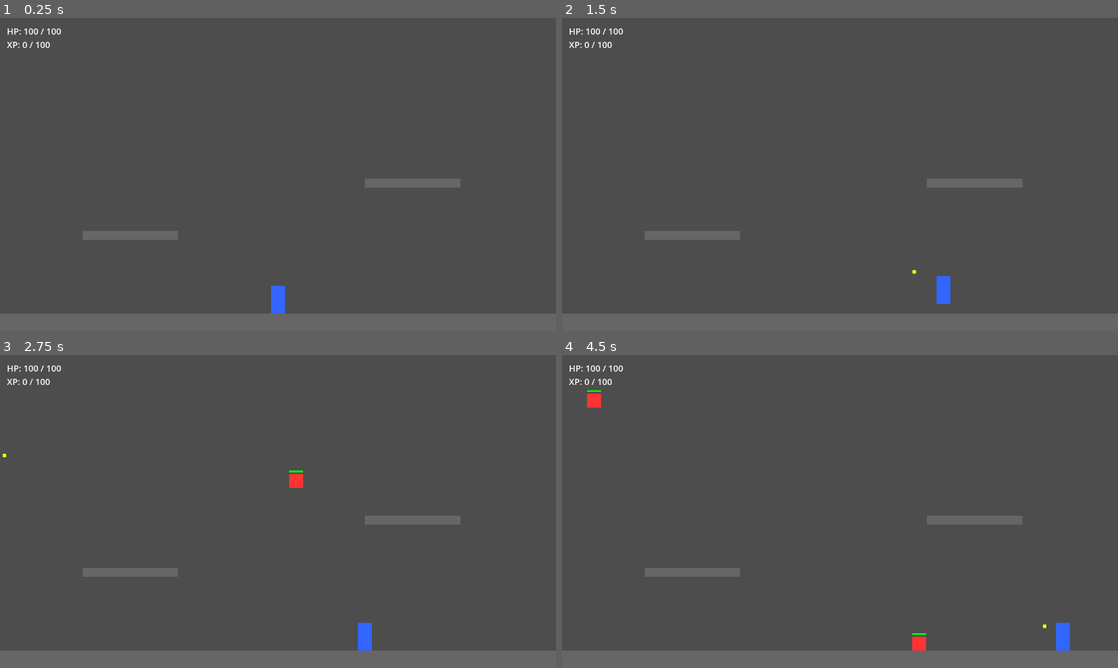
Above: before the commit, frames 1-4 (two rows, left to right).
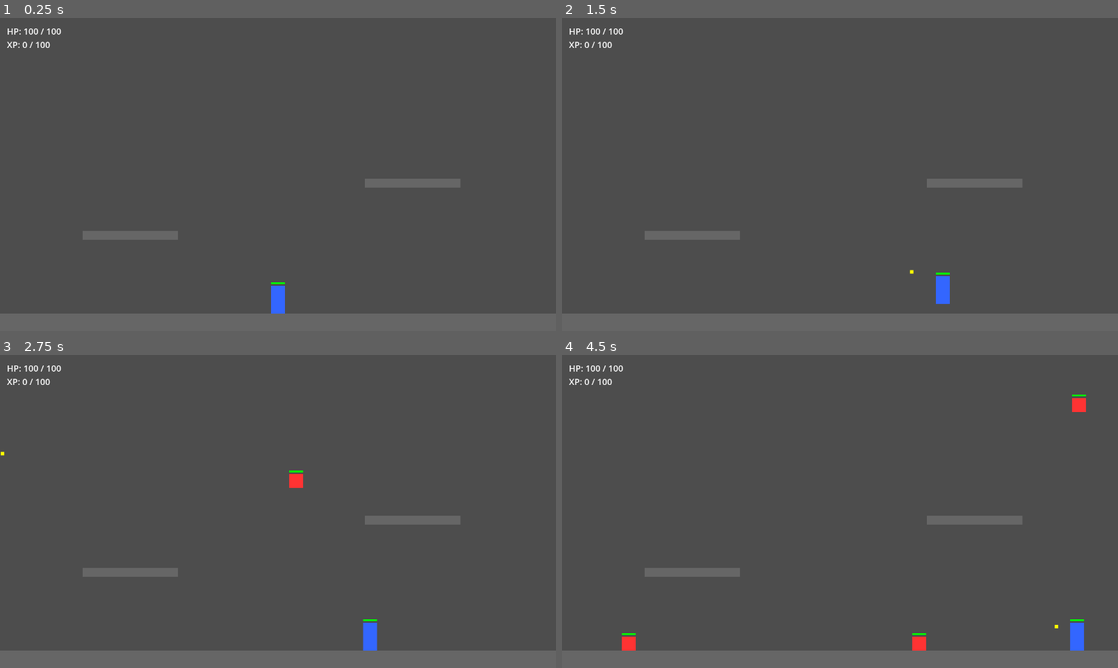
Above: after the commit, the same moments.

Repository: phanthakandt/shoot
Game: Godot game, scene res://scenes/Main.tscn
Two runs of this game, one before a commit and one after it. Both use one fixed random seed, a clock stepped at 60 frames per second and the inputs below.
Inputs (mouse positions are in pixels of both pictures, inside the frame that each line leads up to):
- Up to frame 1 (0.25 s): no input
- Up to frame 2 (1.5 s): tap Enter at 0.5 s; move the mouse to (962, 158) at 0.52 s; hold D from 0.53 s (still down); click (962, 158) at 0.67 s; tap Space at 0.77 s; move the mouse to (728, 190) at 1.27 s; click (728, 190) at 1.42 s
- Up to frame 3 (2.75 s): tap Space at 1.52 s; move the mouse to (333, 442) at 2.02 s; release D at 2.03 s; hold A from 2.03 s (still down); click (333, 442) at 2.17 s
- Up to frame 4 (4.5 s): move the mouse to (812, 574) at 2.77 s; release A at 2.78 s; hold D 2.78-4.28 s; click (812, 574) at 2.92 s; tap Space at 3.02, 3.77 s; move the mouse to (1006, 558) at 3.52 s; click (1006, 558) at 3.67 s; move the mouse to (673, 464) at 4.27 s; hold A from 4.28 s (still down); click (673, 464) at 4.42 s

The runs differ from the first frame. In frame 1, less than 0.1% of the frame differs, in the area x 48-52%, y 84-86%; in frame 2, less than 0.1%; in frame 3, 0.2%; in frame 4, 0.9%, in the area x 4-95%, y 11-95%.

Commit message:
อัปเดตการยิงและกระสุนพิเศษ

Diff:
--- /dev/null
+++ b/scenes/ExplosiveBullet.tscn
@@ -0,0 +1,21 @@
+[gd_scene load_steps=3 format=3]
+
+[ext_resource type="Script" path="res://scripts/ExplosiveBullet.gd" id="1"]
+
+[sub_resource type="RectangleShape2D" id="RectangleShape2D_explosive"]
+size = Vector2(16, 16)
+
+[node name="ExplosiveBullet" type="Area2D"]
+collision_layer = 8
+collision_mask = 5
+script = ExtResource("1")
+
+[node name="ColorRect" type="ColorRect" parent="."]
+offset_left = -8.0
+offset_top = -8.0
+offset_right = 8.0
+offset_bottom = 8.0
+color = Color(1, 0.55, 0, 1)
+
+[node name="CollisionShape2D" type="CollisionShape2D" parent="."]
+shape = SubResource("RectangleShape2D_explosive")
--- a/scenes/Player.tscn
+++ b/scenes/Player.tscn
@@ -30,3 +30,17 @@
 [node name="ContactDamageTimer" type="Timer" parent="."]
 wait_time = 0.5
 autostart = true
+
+[node name="HeavyBarBg" type="ColorRect" parent="."]
+offset_left = -16.0
+offset_top = -40.0
+offset_right = 16.0
+offset_bottom = -36.0
+color = Color(0.1, 0.1, 0.1, 1)
+
+[node name="HeavyBarFill" type="ColorRect" parent="."]
+offset_left = -16.0
+offset_top = -40.0
+offset_right = 16.0
+offset_bottom = -36.0
+color = Color(1, 0.55, 0, 1)
--- /dev/null
+++ b/scripts/ExplosiveBullet.gd
@@ -0,0 +1,77 @@
+extends Area2D
+class_name ExplosiveBullet
+## Heavy-attack projectile: larger bullet that explodes on impact.
+## Deals area damage to every enemy within explosion_radius via a shape query.
+
+var direction: Vector2 = Vector2.RIGHT
+var speed: float = 500.0
+var explosion_damage: float = 80.0
+var explosion_radius: float = 100.0
+
+var _lifetime: float = 3.0
+var _exploded: bool = false  # guard against double-detonation
+
+const FLASH_DURATION: float = 0.15
+
+
+func _ready() -> void:
+	body_entered.connect(_on_body_entered)
+
+
+func _physics_process(delta: float) -> void:
+	if Engine.time_scale == 0.0:
+		return
+
+	position += direction * speed * delta
+
+	_lifetime -= delta
+	if _lifetime <= 0.0:
+		_explode()
+
+
+func _on_body_entered(body: Node2D) -> void:
+	if body.is_in_group("enemies") or body is StaticBody2D:
+		_explode()
+
+
+func _explode() -> void:
+	if _exploded:
+		return
+	_exploded = true
+
+	# Query every enemy inside the explosion radius at the moment of impact.
+	var space_state := get_world_2d().direct_space_state
+	var shape := CircleShape2D.new()
+	shape.radius = explosion_radius
+	var query := PhysicsShapeQueryParameters2D.new()
+	query.shape = shape
+	query.transform = Transform2D(0.0, global_position)
+	query.collision_mask = 4  # Enemy layer
+	for result in space_state.intersect_shape(query, 64):
+		var collider: Node2D = result["collider"]
+		if collider.has_method("take_damage"):
+			collider.take_damage(explosion_damage)
+
+	_spawn_flash()
+	queue_free()
+
+
+func _spawn_flash() -> void:
+	var flash_node := Node2D.new()
+	flash_node.global_position = global_position
+	get_tree().current_scene.add_child(flash_node)
+
+	var rect := ColorRect.new()
+	rect.offset_left = -explosion_radius
+	rect.offset_top = -explosion_radius
+	rect.offset_right = explosion_radius
+	rect.offset_bottom = explosion_radius
+	rect.color = Color(1.0, 0.55, 0.0, 0.75)
+	flash_node.add_child(rect)
+
+	var timer := Timer.new()
+	timer.wait_time = FLASH_DURATION
+	timer.one_shot = true
+	timer.timeout.connect(flash_node.queue_free)
+	flash_node.add_child(timer)
+	timer.start()
--- a/scripts/Main.gd
+++ b/scripts/Main.gd
@@ -3,7 +3,7 @@
 
 const ENEMY_SCENE: PackedScene = preload("res://scenes/Enemy.tscn")
 
-@export var spawn_interval: float = 2.0
+@export var spawn_interval: float = 1.0
 
 # Arena geometry constants.
 const EDGE_MARGIN: float = 20.0     # keep spawns this far from the screen's left/right edges
--- a/scripts/Player.gd
+++ b/scripts/Player.gd
@@ -10,6 +10,10 @@
 @export var fire_rate: float = 0.3      # seconds between shots (lower = faster)
 @export var damage: float = 10.0
 @export var contact_damage: float = 10.0  # damage taken per tick while touching an enemy
+@export var recoil_force: float = 150.0   # impulse per shot, applied opposite to aim direction
+@export var recoil_decay: float = 600.0   # units/sec rate at which recoil fades out
+@export var heavy_damage: float = 80.0    # explosion damage of the heavy attack
+@export var heavy_cooldown_max: float = 10.0  # seconds between heavy attacks
 
 # --- Runtime state (also visible to the card system) -----------------------
 var current_hp: float = max_hp
@@ -22,15 +26,23 @@
 # --- Movement constants ------------------------------------------------------
 const GRAVITY: float = 1200.0
 const JUMP_VELOCITY: float = -450.0
+const RECOIL_UPWARD_CAP: float = 540.0   # max upward speed recoil can give per-frame
+const MAX_RISE_HEIGHT: float = 130.0     # max px above last floor player can reach (normal jump ~84px)
+const HEAVY_BAR_WIDTH: float = 32.0     # matches the player body width
 
 # --- Internal state -----------------------------------------------------------
 var _fire_cooldown: float = 0.0
+var _heavy_cooldown_timer: float = 0.0
 var _jump_was_pressed: bool = false
+var _recoil: Vector2 = Vector2.ZERO
+var _last_floor_y: float = 0.0  # Y of the last surface the player stood on
 
 const BULLET_SCENE: PackedScene = preload("res://scenes/Bullet.tscn")
+const EXPLOSIVE_BULLET_SCENE: PackedScene = preload("res://scenes/ExplosiveBullet.tscn")
 
 @onready var hurt_box: Area2D = $HurtBox
 @onready var contact_damage_timer: Timer = $ContactDamageTimer
+@onready var heavy_bar_fill: ColorRect = $HeavyBarFill
 
 
 func _ready() -> void:
@@ -49,6 +61,7 @@
 		velocity.y += GRAVITY * delta
 	else:
 		velocity.y = 0.0
+		_last_floor_y = global_position.y  # record height of current floor/platform
 
 	# --- Horizontal movement ---
 	var direction := 0
@@ -68,6 +81,17 @@
 		velocity.y = JUMP_VELOCITY
 	_jump_was_pressed = jump_pressed
 
+	# --- Recoil (decays each frame, then added to velocity before physics step) ---
+	_recoil = _recoil.move_toward(Vector2.ZERO, recoil_decay * delta)
+	velocity += _recoil
+	velocity.y = maxf(velocity.y, -RECOIL_UPWARD_CAP)
+
+	# Hard height ceiling: once the player is MAX_RISE_HEIGHT above the last floor,
+	# kill all upward momentum so gravity can pull them back down.
+	if global_position.y <= _last_floor_y - MAX_RISE_HEIGHT and velocity.y < 0.0:
+		velocity.y = 0.0
+		_recoil.y = maxf(_recoil.y, 0.0)  # discard accumulated upward recoil
+
 	move_and_slide()
 
 	# --- Shooting (360-degree aim, hold left mouse button to auto-fire) ---
@@ -76,12 +100,29 @@
 		_shoot()
 		_fire_cooldown = fire_rate
 
+	# --- Heavy attack (right mouse button, long cooldown) ---
+	_heavy_cooldown_timer = maxf(_heavy_cooldown_timer - delta, 0.0)
+	if Input.is_mouse_button_pressed(MOUSE_BUTTON_RIGHT) and _heavy_cooldown_timer <= 0.0:
+		_shoot_heavy()
+		_heavy_cooldown_timer = heavy_cooldown_max
+
+	# --- Heavy attack progress bar (above player head) ---
+	var fill_ratio := clampf(1.0 - _heavy_cooldown_timer / heavy_cooldown_max, 0.0, 1.0)
+	heavy_bar_fill.size.x = HEAVY_BAR_WIDTH * fill_ratio
+	heavy_bar_fill.color = Color(0.0, 1.0, 0.0, 1.0) if _heavy_cooldown_timer <= 0.0 \
+			else Color(1.0, 0.55, 0.0, 1.0)
+
 
 ## Spawns one or more bullets traveling from the player towards the mouse cursor.
 func _shoot() -> void:
 	var aim_direction := (get_global_mouse_position() - global_position).normalized()
 	if aim_direction == Vector2.ZERO:
 		aim_direction = Vector2.RIGHT
+
+	# Horizontal recoil always; vertical only when shooting downward (aim_direction.y > 0).
+	_recoil.x += -aim_direction.x * recoil_force
+	if aim_direction.y > 0.0:
+		_recoil.y += -aim_direction.y * recoil_force
 
 	var perpendicular := Vector2(-aim_direction.y, aim_direction.x)
 	var spacing := 12.0
@@ -94,6 +135,27 @@
 		bullet.damage = damage
 		bullet.size_mult = bullet_size_mult
 		get_tree().current_scene.add_child(bullet)
+
+
+## Fires an explosive bullet and applies heavy recoil.
+## On floor: 2× horizontal force only (ground absorbs vertical).
+## In air: 4× force in both axes for massive propulsion.
+func _shoot_heavy() -> void:
+	var aim_direction := (get_global_mouse_position() - global_position).normalized()
+	if aim_direction == Vector2.ZERO:
+		aim_direction = Vector2.RIGHT
+
+	var bullet: ExplosiveBullet = EXPLOSIVE_BULLET_SCENE.instantiate()
+	bullet.global_position = global_position + aim_direction * 30.0
+	bullet.direction = aim_direction
+	bullet.explosion_damage = heavy_damage
+	get_tree().current_scene.add_child(bullet)
+
+	var force_mult := 2.0 if is_on_floor() else 4.0
+	var heavy_force := recoil_force * force_mult
+	_recoil.x += -aim_direction.x * heavy_force
+	if aim_direction.y > 0.0 and not is_on_floor():
+		_recoil.y += -aim_direction.y * heavy_force
 
 
 ## Called by enemies (via the contact damage timer below).
Not shown, added: scripts/ExplosiveBullet.gd.uid
